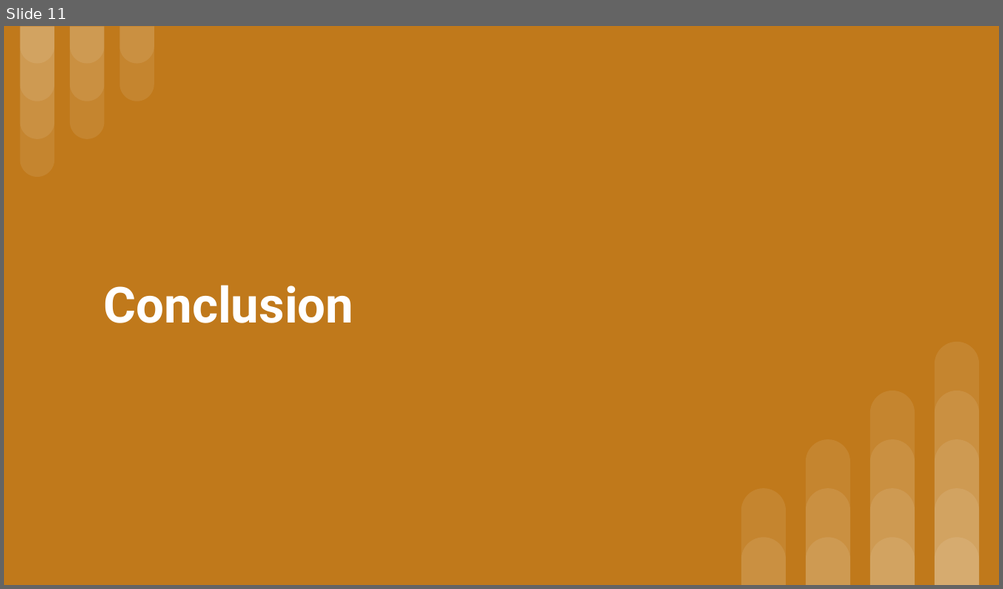
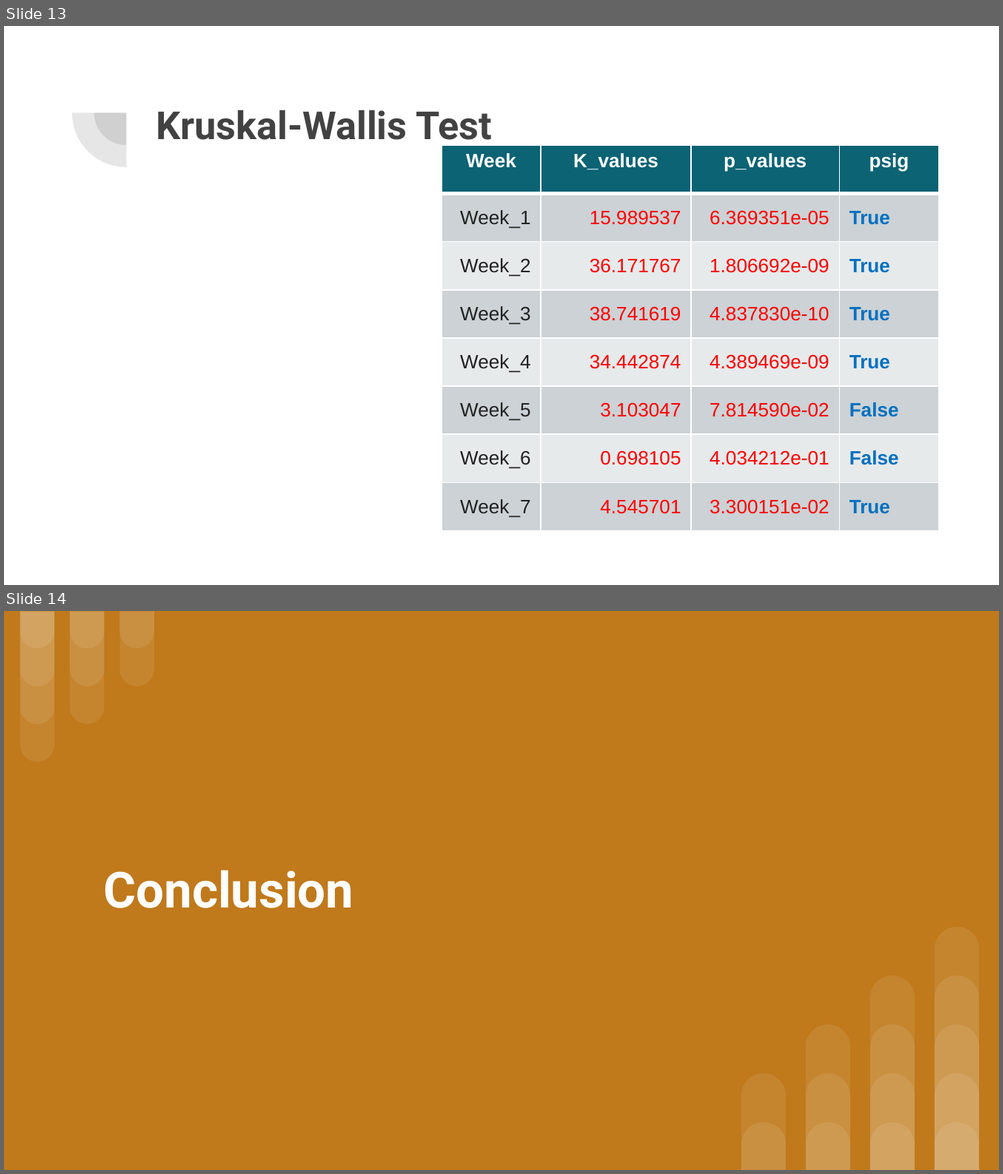
Before and after one commit to shobes572/DSI_Module-11_Capstone, a slide deck: Initial Analysis of Covid-19.pptx. Shown one above the other, each under a label of ours: slide 11 before the commit, slides 13 and 14 after it. The pictures are 1003x589 and 1003x1174 pixels, drawn with LibreOffice and Linux fonts; fonts in the diff are those of the drawing; grey boxes stand for pictures. Boxes give left, top, right and bottom in pixels: in the first picture for what was removed or moved away, otherwise in the second. Text is boxed around its words. In the diff, an @@ line names an element or a change of style, - is before the commit and + after.

```diff
--- a/Initial Analysis of Covid-19.pptx
+++ b/Initial Analysis of Covid-19.pptx
@@ slide 13 added at <box>4,26,999,585</box>, background #FFFFFF @@
@@ pie slice (boxed as its full ellipse) added at <box>71,59,180,167</box>, fill #424242 at 13% opacity @@
@@ pie slice (boxed as its full ellipse) added at <box>94,81,159,145</box>, fill #424242 at 13% opacity @@
@@ title added at <box>156,110,492,149</box>, 28 pt, text #424242, bold @@
+Kruskal-Wallis Test
@@ table added at <box>441,145,939,531</box>, 8 rows, 4 columns @@
+Week | K_values | p_values | psig
+Week_1 | 15.989537 | 6.369351e-05 | True
+Week_2 | 36.171767 | 1.806692e-09 | True
+Week_3 | 38.741619 | 4.837830e-10 | True
+Week_4 | 34.442874 | 4.389469e-09 | True
+Week_5 | 3.103047 | 7.814590e-02 | False
+Week_6 | 0.698105 | 4.034212e-01 | False
+Week_7 | 4.545701 | 3.300151e-02 | True
@@ what was slide 11 is now slide 14 @@
```
Also in this commit, not shown: 4 other slides added, 1 slide removed, 1 other file.
